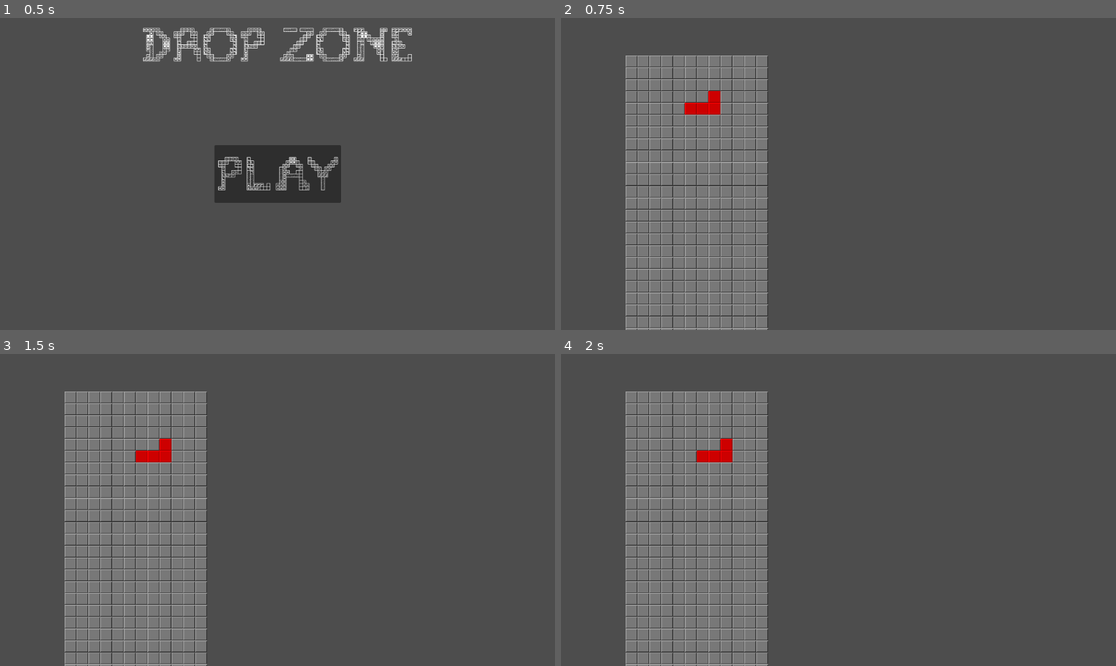
Above: before the commit, frames 1-4 (two rows, left to right).
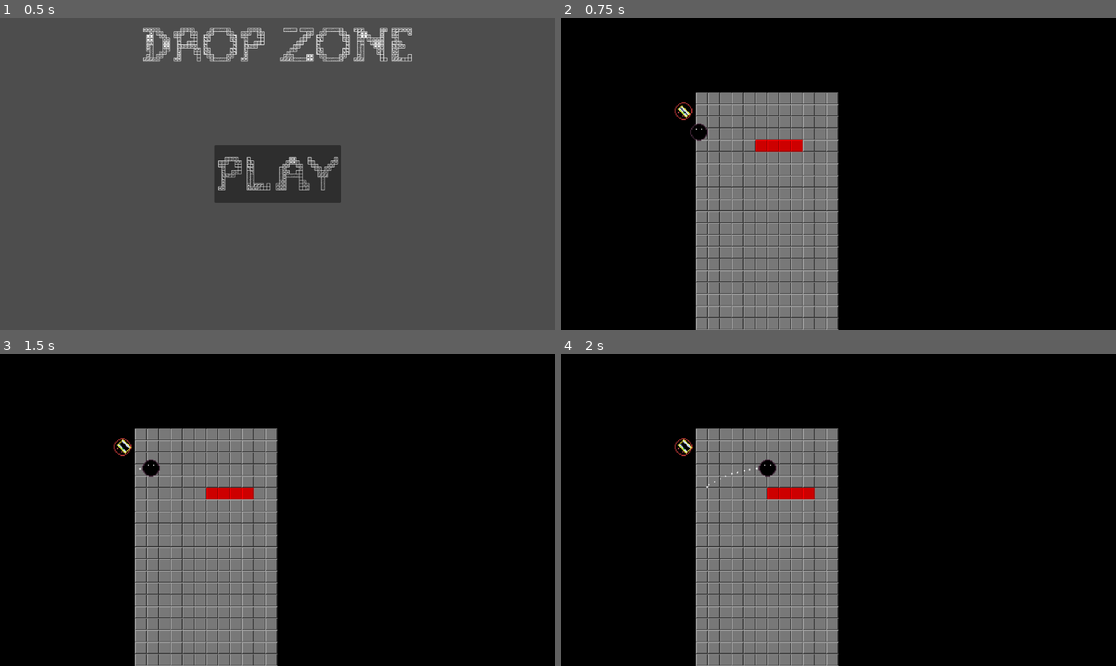
Above: after the commit, the same moments.

Repository: CodeOS99/DropZone
Game: Godot game, scene res://scenes/main_menu.tscn
Same seed, same stepped clock (60 frames per second), same inputs: the game is played once before the commit and once after it. The engine's default icon, where the game draws it, is replaced by a stand-in: a white triangle on a blue panel in a dark square.
Inputs:
- Up to frame 1 (0.5 s): no input
- Up to frame 2 (0.75 s): click "PLAY" at 0.5 s
- Up to frame 3 (1.5 s): tap Enter at 1.25 s; hold D (right) from 1.28 s (still down); tap M (change_mode, bound only after the commit) at 1.35 s
- Up to frame 4 (2 s): keep holding D (right)

Frame 1 is identical in both runs. In frame 2, 93% of the frame differs, in the area x 0-100%, y 0-100%; in frame 3, 93%; in frame 4, 93%.

Commit message:
Added a player and one enemy characters

Diff:
--- a/project.godot
+++ b/project.godot
@@ -59,8 +59,14 @@
 "events": [Object(InputEventKey,"resource_local_to_scene":false,"resource_name":"","device":-1,"window_id":0,"alt_press …(192 unchanged characters)…
 ]
 }
+change_mode={
+"deadzone": 0.5,
+"events": [Object(InputEventKey,"resource_local_to_scene":false,"resource_name":"","device":-1,"window_id":0,"alt_pressed":false,"shift_pressed":false,"ctrl_pressed":false,"meta_pressed":false,"pressed":false,"keycode":0,"physical_keycode":77,"key_label":0,"unicode":109,"location":0,"echo":false,"script":null)
+]
+}
 
 [rendering]
 
+textures/canvas_textures/default_texture_filter=0
 renderer/rendering_method="gl_compatibility"
 renderer/rendering_method.mobile="gl_compatibility"
--- /dev/null
+++ b/scenes/enemy_one.tscn
@@ -0,0 +1,33 @@
+[gd_scene load_steps=5 format=3 uid="uid://dtqdikpb5klkg"]
+
+[ext_resource type="Texture2D" uid="uid://dxubjfuh5pcii" path="res://assets/enemy_one/enemy_one_sheet.png" id="1_51fv1"]
+
+[sub_resource type="AtlasTexture" id="AtlasTexture_dwoe8"]
+atlas = ExtResource("1_51fv1")
+region = Rect2(0, 0, 16, 16)
+
+[sub_resource type="AtlasTexture" id="AtlasTexture_6c8r0"]
+atlas = ExtResource("1_51fv1")
+region = Rect2(16, 0, 16, 16)
+
+[sub_resource type="SpriteFrames" id="SpriteFrames_p6ryv"]
+animations = [{
+"frames": [{
+"duration": 1.0,
+"texture": SubResource("AtlasTexture_dwoe8")
+}, {
+"duration": 1.0,
+"texture": SubResource("AtlasTexture_6c8r0")
+}],
+"loop": true,
+"name": &"default",
+"speed": 4.0
+}]
+
+[node name="EnemyOne" type="CharacterBody2D"]
+
+[node name="AnimatedSprite2D" type="AnimatedSprite2D" parent="."]
+scale = Vector2(3, 3)
+sprite_frames = SubResource("SpriteFrames_p6ryv")
+autoplay = "default"
+frame_progress = 0.367728
--- /dev/null
+++ b/scenes/footsteps.tscn
@@ -0,0 +1,25 @@
+[gd_scene format=3 uid="uid://dvxgc2t2xovur"]
+
+[node name="Footsteps" type="CPUParticles2D"]
+amount = 2
+lifetime = 0.3
+explosiveness = 0.17
+lifetime_randomness = 0.21
+emission_shape = 1
+emission_sphere_radius = 8.11
+gravity = Vector2(0, 400)
+initial_velocity_min = 20.0
+initial_velocity_max = 50.0
+angular_velocity_min = -720.0
+angular_velocity_max = 720.0
+linear_accel_min = 22.22
+linear_accel_max = 22.22
+radial_accel_min = -30.0
+radial_accel_max = 30.0
+tangential_accel_min = 27.78
+tangential_accel_max = 47.22
+damping_min = 100.0
+damping_max = 100.0
+angle_min = -720.0
+angle_max = 720.0
+color = Color(1, 1, 1, 0.756863)
--- a/scenes/main_game.tscn
+++ b/scenes/main_game.tscn
@@ -1,7 +1,11 @@
-[gd_scene load_steps=5 format=3 uid="uid://xigyapf0ln3t"]
+[gd_scene load_steps=9 format=3 uid="uid://xigyapf0ln3t"]
 
+[ext_resource type="Script" path="res://scripts/main_game.gd" id="1_5cv5h"]
 [ext_resource type="Texture2D" uid="uid://d4k85plhllfr7" path="res://assets/tetrominoes.png" id="1_brpm3"]
+[ext_resource type="PackedScene" uid="uid://eegc8s8dn8a1" path="res://scenes/player.tscn" id="2_6eaa5"]
 [ext_resource type="Script" path="res://scripts/tetris_board.gd" id="2_rqs4o"]
+[ext_resource type="Texture2D" uid="uid://d2ukaij7wrryn" path="res://icon.svg" id="3_1bu05"]
+[ext_resource type="PackedScene" uid="uid://dtqdikpb5klkg" path="res://scenes/enemy_one.tscn" id="5_ouhev"]
 
 [sub_resource type="TileSetAtlasSource" id="TileSetAtlasSource_hso0e"]
 texture = ExtResource("1_brpm3")
@@ -44,11 +48,25 @@
 sources/0 = SubResource("TileSetAtlasSource_hso0e")
 
 [node name="MainGame" type="Node2D"]
+script = ExtResource("1_5cv5h")
+
+[node name="Sprite2D" type="Sprite2D" parent="."]
+modulate = Color(0, 0, 0, 1)
+position = Vector2(677.5, 271.5)
+scale = Vector2(52.9453, 26.3672)
+texture = ExtResource("3_1bu05")
 
 [node name="TetrisBoard" type="TileMapLayer" parent="."]
+position = Vector2(190, 201)
 tile_set = SubResource("TileSet_vy4ka")
 script = ExtResource("2_rqs4o")
 
 [node name="Camera2D" type="Camera2D" parent="."]
-position = Vector2(574, 320)
+position = Vector2(574, 421)
 zoom = Vector2(0.77, 0.77)
+
+[node name="Player" parent="." instance=ExtResource("2_6eaa5")]
+position = Vector2(198, 308)
+
+[node name="EnemyOne" parent="." instance=ExtResource("5_ouhev")]
+position = Vector2(156, 251)
--- /dev/null
+++ b/scenes/player.tscn
@@ -0,0 +1,31 @@
+[gd_scene load_steps=4 format=3 uid="uid://eegc8s8dn8a1"]
+
+[ext_resource type="Script" path="res://scripts/player.gd" id="1_20mha"]
+[ext_resource type="Texture2D" uid="uid://5jsf6tha0y6h" path="res://assets/player/player.png" id="1_x2fns"]
+[ext_resource type="PackedScene" uid="uid://dvxgc2t2xovur" path="res://scenes/footsteps.tscn" id="2_2trr7"]
+
+[node name="Player" type="CharacterBody2D"]
+script = ExtResource("1_20mha")
+
+[node name="Footsteps" parent="." instance=ExtResource("2_2trr7")]
+visible = false
+amount = 10
+lifetime = 0.7
+emission_shape = 0
+particle_flag_align_y = true
+spread = 180.0
+gravity = Vector2(100, 400)
+initial_velocity_min = 0.0
+initial_velocity_max = 0.0
+angular_velocity_min = 0.0
+angular_velocity_max = 0.0
+linear_accel_min = 0.0
+linear_accel_max = 0.0
+angle_min = 0.0
+angle_max = 0.0
+scale_amount_min = 3.0
+scale_amount_max = 5.0
+
+[node name="Player" type="Sprite2D" parent="."]
+scale = Vector2(3, 3)
+texture = ExtResource("1_x2fns")
--- /dev/null
+++ b/scripts/Globals.gd
@@ -0,0 +1,3 @@
+class_name Globals extends Node
+
+static var tetris_mode = true
--- /dev/null
+++ b/scripts/main_game.gd
@@ -0,0 +1,6 @@
+extends Node2D
+
+func _process(delta: float) -> void:
+	if Input.is_action_just_pressed("change_mode"):
+		Globals.tetris_mode = not Globals.tetris_mode
+		print(":D")
--- /dev/null
+++ b/scripts/player.gd
@@ -0,0 +1,18 @@
+extends CharacterBody2D
+
+const SPEED = 300.0
+
+func _physics_process(delta: float) -> void:
+	if Globals.tetris_mode:
+		return
+
+	var directions = Vector2(Input.get_axis("left", "right"), Input.get_axis("up", "down"))
+	velocity = directions * SPEED
+
+	if directions != Vector2.ZERO:
+		$Footsteps.visible = true
+	else:
+		$Footsteps.visible = false
+		$Footsteps.restart()
+
+	move_and_slide()
--- a/scripts/tetris_board.gd
+++ b/scripts/tetris_board.gd
@@ -69,10 +69,19 @@
 	draw_board()
 
 func _process(delta: float) -> void:
+	if not Globals.tetris_mode:
+		timer += delta
+		if timer >= TICK_TIME:
+			timer = 0
+			update_board()
+			draw_board()
+		return
+
 	timer += delta * (10 if Input.is_action_pressed("down") else 1)
 	if timer >= TICK_TIME:
 		timer = 0
 		update_board()
+		draw_board()
 
 	var hor_movement = (1 if Input.is_action_just_pressed("right") else -1 if Input.is_action_just_pressed("left") else 0)
 	move_if_possible(pieces[curr_piece_idx], Vector2i(hor_movement, 0))
@@ -221,8 +230,8 @@
 
 func spawn_new_piece():
 	curr_piece_idx += 1
-	var piece = ['I_0', 'O_0', 'T_0', 'S_0', 'Z_0', 'J_0', 'L_0'].pick_random() # idc if theres a better way to do this
-	#var piece = ['I_0', 'O_0'].pick_random()
+	#var piece = ['I_0', 'O_0', 'T_0', 'S_0', 'Z_0', 'J_0', 'L_0'].pick_random() # idc if theres a better way to do this
+	var piece = ['I_0', 'O_0'].pick_random()
 	var pos = Vector2i(randi_range(1, size.x-3), 2)
 	var idx = randi_range(0, TILE_COLORS-2)
 	pieces.append([piece, pos, idx, []])
Binary file added: assets/enemy_one/enemy_one.aseprite
Binary file added: assets/enemy_one/enemy_one.png
Not shown, added: assets/enemy_one/enemy_one.png.import
Binary file added: assets/enemy_one/enemy_one_sheet.png
Not shown, added: assets/enemy_one/enemy_one_sheet.png.import
Binary file added: assets/player/player.aseprite
Binary file added: assets/player/player.png
Not shown, added: assets/player/player.png.import
Not shown, added: assets/New Python File.py
